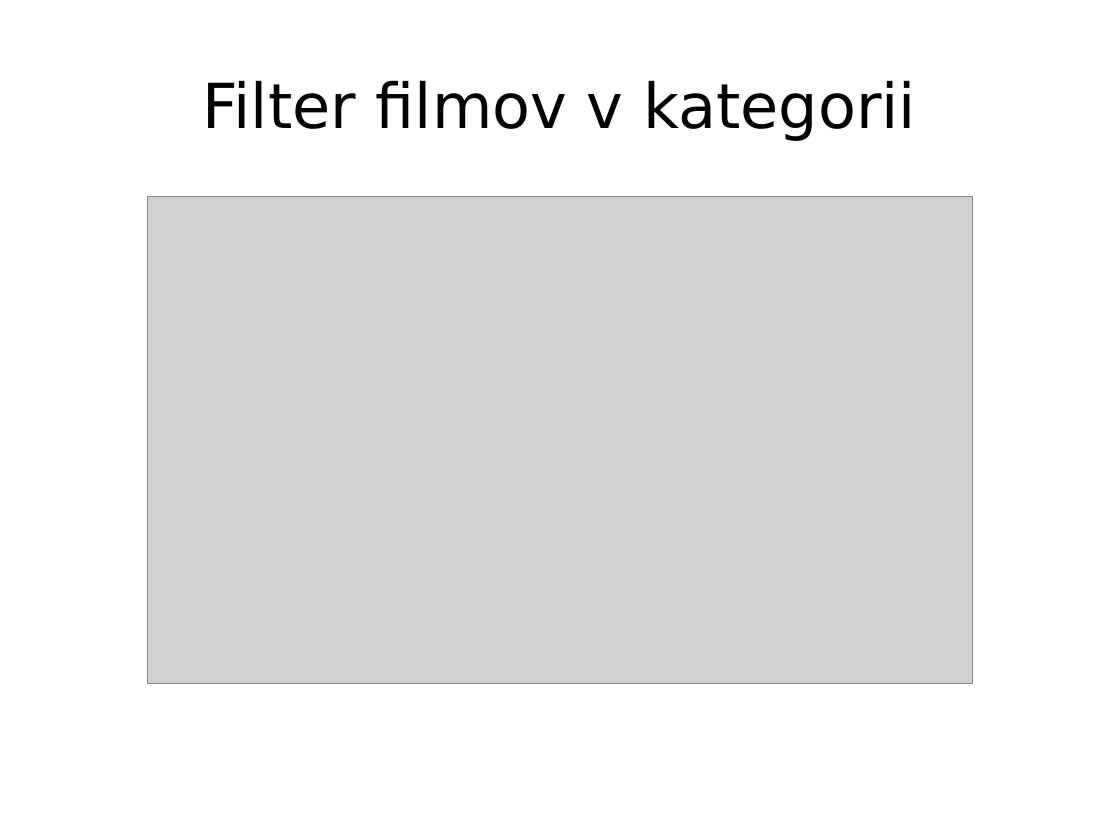
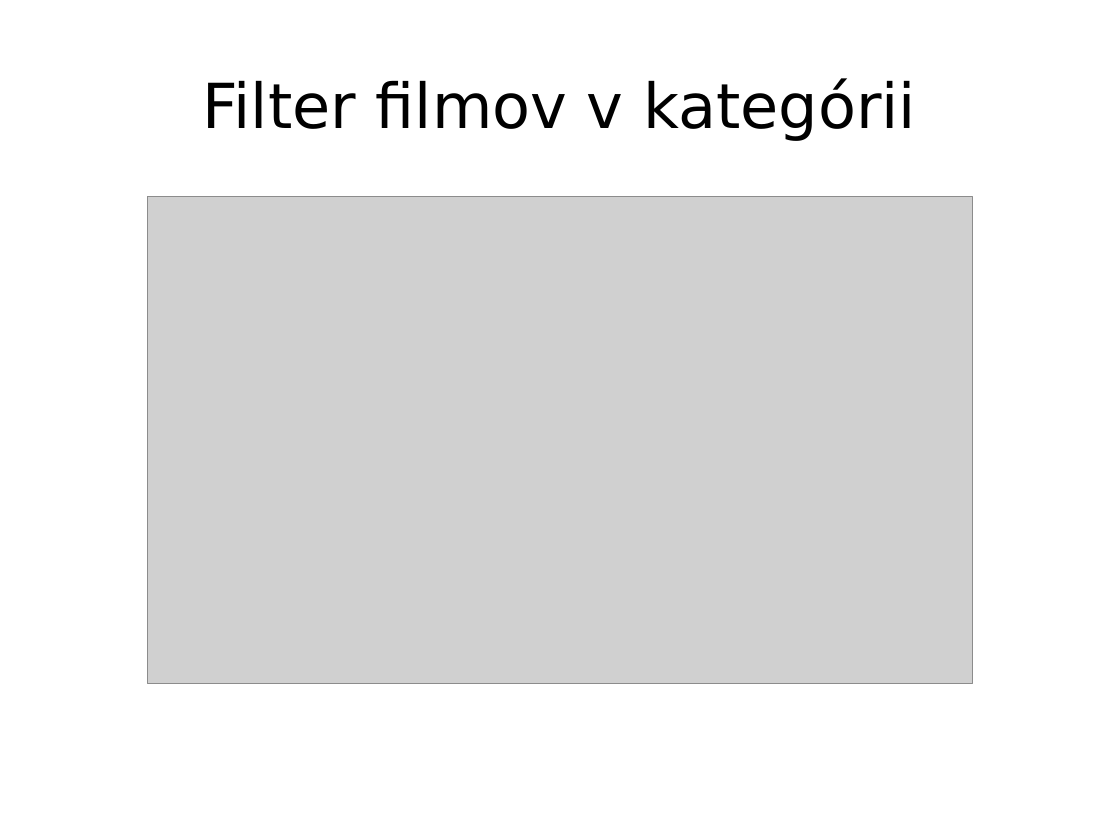
Before and after one commit to pestanko/PB138---Kartoteka, a slide deck: slide 19 of doc/presentation/Prezentacia.pptx. Drawn at 1120x840 pixels with LibreOffice and Linux fonts; fonts in the diff are those of the drawing; grey boxes stand for pictures. Boxes give left, top, right and bottom in pixels: in the first picture for what was removed or moved away, otherwise in the second. Text is boxed around its words. In the diff, an @@ line names an element or a change of style, - is before the commit and + after.

```diff
--- a/doc/presentation/Prezentacia.pptx
+++ b/doc/presentation/Prezentacia.pptx
@@ text at <box>203,78,916,141</box>: text changed @@
-Filter filmov v kategorii
+Filter filmov v kategórii
```
Also in this commit, not shown: 8 other slides changed, 1 slide removed, 4 other files.
